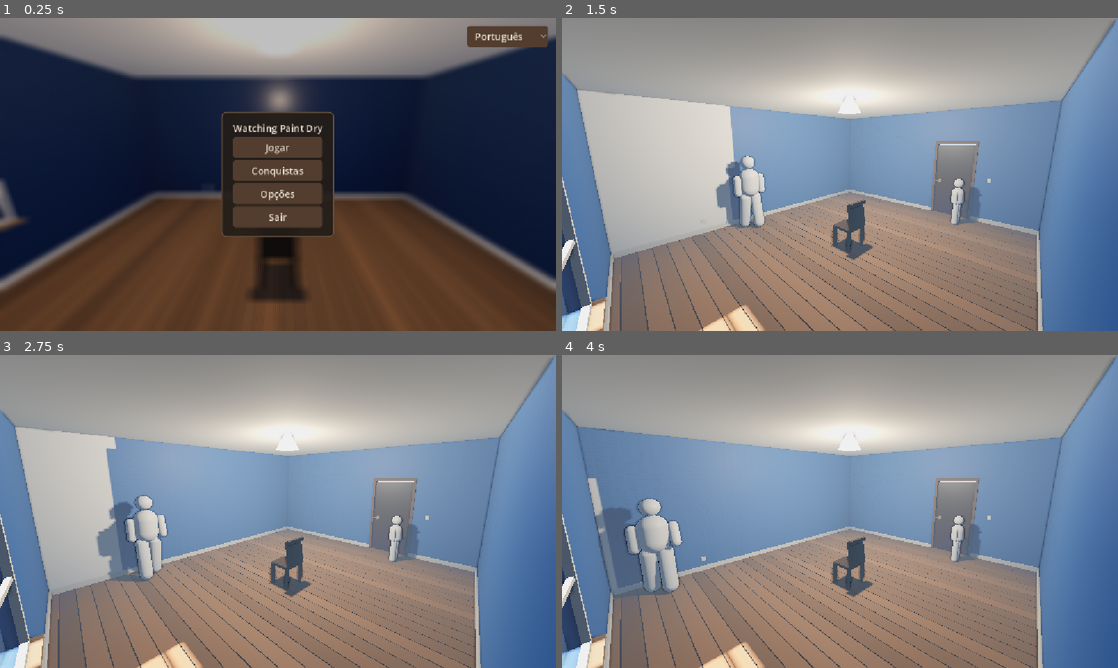
Above: before the commit, frames 1-4 (two rows, left to right).
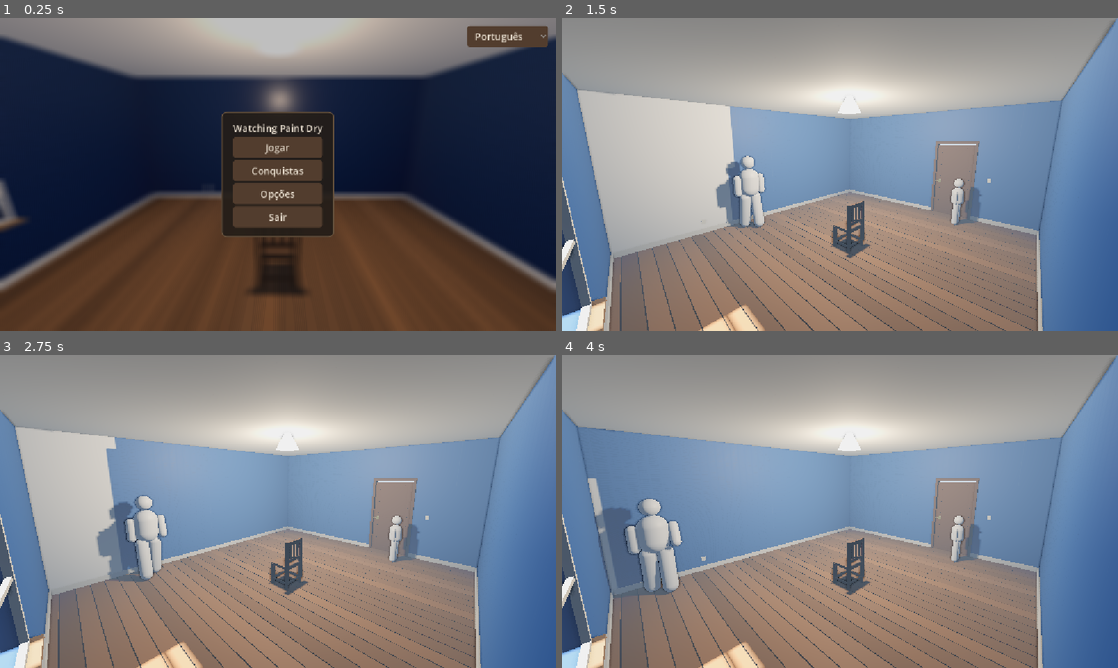
Above: after the commit, the same moments.

Repository: CaioLeonardoSch/watching-paint-dry
Game: Godot game, scene res://scenes/menu_principal.tscn
The game is run twice, just before and just after one commit, with the same random seed, the same clock (stepped at 60 frames per second) and the same inputs.
Inputs (mouse positions are in pixels of both pictures, inside the frame that each line leads up to):
- Up to frame 1 (0.25 s): no input
- Up to frame 2 (1.5 s): click "Jogar" at 0.5 s; click "Rápido" at 1.25 s
- Up to frame 3 (2.75 s): move the mouse to (400, 495) at 2.02 s
- Up to frame 4 (4 s): move the mouse to (728, 527) at 2.77 s; move the mouse to (895, 442) at 3.52 s

The runs differ from the first frame. In frame 1, 0.5% of the frame differs, in the area x 44-55%, y 70-91%; in frame 2, 1.1%, in the area x 0-74%, y 42-100%; in frame 3, 1.1%; in frame 4, 1.1%.

Commit message:
feat: porta com almofadas, cadeira com ripas e janela em dois paineis

Diff:
--- a/_shot.gd
+++ /dev/null
@@ -1,22 +0,0 @@
-extends SceneTree
-
-# TEMPORARIO — captura screenshot do quarto pra avaliar iluminacao. Apagar depois.
-
-func _initialize() -> void:
-	_rodar()
-
-
-func _rodar() -> void:
-	var cena: Node = load("res://scenes/quarto.tscn").instantiate()
-	root.add_child(cena)
-	var segundos := float(OS.get_environment("SHOT_T"))
-	if segundos <= 0.0:
-		segundos = 4.0
-	var t := 0.0
-	while t < segundos:
-		await process_frame
-		t += 1.0 / 60.0
-	await process_frame
-	var img := root.get_texture().get_image()
-	img.save_png(OS.get_environment("SHOT_OUT"))
-	quit()
--- a/scripts/inicializar_quarto.gd
+++ b/scripts/inicializar_quarto.gd
@@ -135,26 +135,40 @@
 		x += largura
 
 
+## Janela: dois painéis de vidro em vez de um bloco só.
+##
+## A moldura (props_quarto.gd) tem travessa central, então um vidro inteiro
+## atravessando ela ficava incoerente. Também saiu a refração: ela entortava o
+## cenário lá fora e chamava atenção pro vidro, quando o que interessa é o que
+## se vê através dele. Vidro de casa é quase invisível — o que o denuncia é o
+## reflexo de raspão, não distorção.
 func _criar_janela() -> void:
 	var janela := get_node_or_null("Janela")
 	if janela == null:
 		push_warning("Nó Janela não encontrado")
 		return
 
-	var box := BoxMesh.new()
-	box.size = Vector3(0.05, 1.2, 2.0)
-	janela.mesh = box
-
-	var mat := StandardMaterial3D.new()
-	mat.transparency       = BaseMaterial3D.TRANSPARENCY_ALPHA
-	mat.albedo_color       = Color(0.75, 0.88, 1.0, 0.18)
-	mat.roughness          = 0.0
-	mat.metallic_specular  = 1.0
-	mat.refraction_enabled = true
-	mat.refraction_scale   = 0.02
-	mat.cull_mode          = BaseMaterial3D.CULL_DISABLED
-
-	janela.set_surface_override_material(0, mat)
+	var mat := StandardMaterial3D.new()
+	mat.transparency      = BaseMaterial3D.TRANSPARENCY_ALPHA
+	mat.albedo_color      = Color(0.80, 0.90, 0.98, 0.10)
+	mat.roughness         = 0.04
+	mat.metallic_specular = 0.85
+	mat.cull_mode         = BaseMaterial3D.CULL_DISABLED
+	# Não recebe sombra: vidro sombreado lê como sujeira/fosco
+	mat.shading_mode = BaseMaterial3D.SHADING_MODE_PER_PIXEL
+
+	# O nó da cena vira só o suporte; os painéis entram como filhos.
+	janela.mesh = null
+
+	var altura_painel: float = 0.54   # dois painéis + a travessa no meio
+	for dy in [-0.30, 0.30]:
+		var painel := MeshInstance3D.new()
+		janela.add_child(painel)
+		var box := BoxMesh.new()
+		box.size       = Vector3(0.02, altura_painel, 1.92)
+		painel.mesh    = box
+		painel.position = Vector3(0, dy, 0)
+		painel.set_surface_override_material(0, mat)
 
 
 func _criar_lampada() -> void:
@@ -180,36 +194,67 @@
 
 
 ## Cadeira onde a garotinha senta, em PONTO_CADEIRA_GAROTINHA (0, 0, -1),
-## virada pro norte (pra parede da tinta). Assento + encosto + 4 pernas,
-## tudo primitiva, madeira com veio (mesmo tratamento da porta).
+## virada pro norte (pra parede da tinta).
+##
+## Cadeira de cozinha, tudo primitiva: assento, dois montantes traseiros que
+## sobem do chão até o topo do encosto, ripas verticais entre eles, e as pernas
+## da frente. Cor chapada — o veio procedural que existia aqui saiu junto com o
+## das paredes (Fase C): em low-poly, é a ripa que faz ler como cadeira de
+## madeira, não a textura.
 func _criar_cadeira() -> void:
 	var cadeira := Node3D.new()
 	cadeira.name = "Cadeira"
 	add_child(cadeira)
 	cadeira.position = Vector3(0, 0, -1.0)
 
-	var ruido  := MateriaisProcedurais.criar_textura_ruido(0.35, 256)
-	var normal := MateriaisProcedurais.criar_normal_ruido(1.6, 1.8, 256)
-	var mat    := MateriaisProcedurais.criar_material_texturizado(
-		Color(0.38, 0.24, 0.14), 0.7, ruido, Vector3(4.0, 4.0, 4.0), normal, 0.8)
+	var mat := StandardMaterial3D.new()
+	mat.albedo_color = Color(0.38, 0.24, 0.14)
+	mat.roughness    = 0.72
+
+	# tom um tico mais claro no assento, como madeira gasta de uso
+	var mat_assento := StandardMaterial3D.new()
+	mat_assento.albedo_color = Color(0.44, 0.29, 0.17)
+	mat_assento.roughness    = 0.66
 
 	var alt_assento: float = 0.45
 	var meia_largura: float = 0.21
-
-	_peca_cadeira(cadeira, mat, Vector3(0.46, 0.05, 0.44), Vector3(0, alt_assento, 0))
-
-	# Encosto: painel inclinado, atrás (lado sul, +Z) — garota olha pro norte
-	var encosto := _peca_cadeira(cadeira, mat, Vector3(0.44, 0.5, 0.05), Vector3(0, alt_assento + 0.28, 0.2))
-	encosto.rotation_degrees.x = -8.0
-
-	# Travessa horizontal do encosto, dá cara de cadeira de madeira mesmo
-	_peca_cadeira(cadeira, mat, Vector3(0.44, 0.07, 0.06), Vector3(0, alt_assento + 0.52, 0.23))
-
-	var eixos_x: Array[float] = [-meia_largura, meia_largura]
-	var eixos_z: Array[float] = [-0.19, 0.19]
-	for dx in eixos_x:
-		for dz in eixos_z:
-			_peca_cadeira(cadeira, mat, Vector3(0.05, alt_assento, 0.05), Vector3(dx, alt_assento * 0.5, dz))
+	var z_tras: float = 0.19
+	var z_frente: float = -0.19
+	var alt_encosto: float = 0.52   # do assento até o topo do encosto
+
+	_peca_cadeira(cadeira, mat_assento, Vector3(0.46, 0.05, 0.44), Vector3(0, alt_assento, 0))
+
+	# Montantes traseiros: sobem do chão até o alto do encosto numa peça só —
+	# é o que dá a silhueta de cadeira, em vez de um painel solto atrás.
+	var altura_montante: float = alt_assento + alt_encosto
+	for dx in [-meia_largura, meia_largura]:
+		_peca_cadeira(cadeira, mat, Vector3(0.05, altura_montante, 0.05),
+			Vector3(dx, altura_montante * 0.5, z_tras))
+
+	# Pernas da frente, mais curtas (só até o assento)
+	for dx in [-meia_largura, meia_largura]:
+		_peca_cadeira(cadeira, mat, Vector3(0.05, alt_assento, 0.05),
+			Vector3(dx, alt_assento * 0.5, z_frente))
+
+	# Travessa de cima, ligando os montantes
+	var topo: float = alt_assento + alt_encosto - 0.04
+	_peca_cadeira(cadeira, mat, Vector3(0.44, 0.07, 0.05), Vector3(0, topo, z_tras))
+	# Travessa de baixo do encosto, deixando um vão aberto acima do assento
+	var base_encosto: float = alt_assento + 0.14
+	_peca_cadeira(cadeira, mat, Vector3(0.44, 0.05, 0.05), Vector3(0, base_encosto, z_tras))
+
+	# Ripas verticais no encosto
+	var altura_ripa: float = topo - base_encosto
+	for dx in [-0.105, 0.0, 0.105]:
+		_peca_cadeira(cadeira, mat, Vector3(0.045, altura_ripa, 0.03),
+			Vector3(dx, (base_encosto + topo) * 0.5, z_tras))
+
+	# Travessa entre as pernas, perto do chão — trava a estrutura e some com a
+	# sensação de "quatro palitos soltos"
+	for dz in [z_frente, z_tras]:
+		_peca_cadeira(cadeira, mat, Vector3(0.40, 0.035, 0.035), Vector3(0, 0.13, dz))
+	for dx in [-meia_largura, meia_largura]:
+		_peca_cadeira(cadeira, mat, Vector3(0.035, 0.035, 0.38), Vector3(dx, 0.13, 0))
 
 
 func _peca_cadeira(pai: Node3D, mat: Material, tamanho: Vector3, pos: Vector3) -> MeshInstance3D:
--- a/scripts/porta.gd
+++ b/scripts/porta.gd
@@ -32,18 +32,70 @@
 	_criar_batentes()
 
 
+const COR_MADEIRA: Color = Color(0.42, 0.27, 0.16)
+const ESPESSURA_FOLHA: float = 0.06
+
+
 func _criar_folha() -> void:
 	var box := BoxMesh.new()
-	box.size = Vector3(0.06, 2.05, 0.95)
+	box.size = Vector3(ESPESSURA_FOLHA, 2.05, 0.95)
 	_folha.mesh = box
 	# Centro da folha meio vão adiante da dobradiça (Z local negativo)
 	_folha.position = Vector3(0, 1.025, -0.5)
 
-	var ruido  := MateriaisProcedurais.criar_textura_ruido(0.2, 512)
-	var normal := MateriaisProcedurais.criar_normal_ruido(1.2, 2.0, 512)
-	var mat    := MateriaisProcedurais.criar_material_texturizado(
-		Color(0.42, 0.27, 0.16), 0.75, ruido, Vector3(1.0, 6.0, 1.0), normal, 0.9)
+	# Cor chapada, sem normal map de veio. Em low-poly o veio fingido não
+	# sobrevive à luz de raspão — o que faz a porta ler como porta é a
+	# almofada, que é forma de verdade.
+	var mat := StandardMaterial3D.new()
+	mat.albedo_color = COR_MADEIRA
+	mat.roughness    = 0.75
 	_folha.set_surface_override_material(0, mat)
+
+	_criar_almofadas(mat)
+
+
+## Almofadas: duas molduras salientes na folha, uma alta e uma baixa — o
+## desenho clássico de porta de madeira. Cada moldura são 4 barras finas que
+## atravessam a folha, então aparecem dos dois lados de uma vez.
+func _criar_almofadas(mat: Material) -> void:
+	var largura: float = 0.95
+	var altura: float  = 2.05
+	var margem: float  = 0.11    # borda da folha que fica lisa
+	var vao: float     = 0.055   # respiro entre a almofada de cima e a de baixo
+	var barra: float   = 0.035   # espessura da barra da moldura
+	var saliencia: float = ESPESSURA_FOLHA + 0.016  # sobra dos dois lados
+
+	var meia_altura_util: float = (altura - margem * 2.0 - vao) * 0.5
+	var largura_util: float = largura - margem * 2.0
+
+	# centro Y de cada almofada, relativo ao centro da folha
+	var centros: Array[float] = [
+		-(altura * 0.5) + margem + meia_altura_util * 0.5 + meia_altura_util * 0.5,
+		(altura * 0.5) - margem - meia_altura_util * 0.5 - meia_altura_util * 0.5,
+	]
+	# recalcula pra ficar simétrico ao redor do vão central
+	centros[0] = -(vao * 0.5 + meia_altura_util * 0.5)
+	centros[1] =  (vao * 0.5 + meia_altura_util * 0.5)
+
+	for cy in centros:
+		var meia_a: float = meia_altura_util * 0.5
+		var meia_l: float = largura_util * 0.5
+		# horizontais (topo e base da almofada)
+		_barra_almofada(mat, Vector3(saliencia, barra, largura_util), Vector3(0, cy - meia_a, 0))
+		_barra_almofada(mat, Vector3(saliencia, barra, largura_util), Vector3(0, cy + meia_a, 0))
+		# verticais (laterais)
+		_barra_almofada(mat, Vector3(saliencia, meia_altura_util, barra), Vector3(0, cy, -meia_l))
+		_barra_almofada(mat, Vector3(saliencia, meia_altura_util, barra), Vector3(0, cy, meia_l))
+
+
+func _barra_almofada(mat: Material, tamanho: Vector3, pos: Vector3) -> void:
+	var peca := MeshInstance3D.new()
+	_folha.add_child(peca)
+	var box := BoxMesh.new()
+	box.size      = tamanho
+	peca.mesh     = box
+	peca.position = pos
+	peca.set_surface_override_material(0, mat)
 
 
 func _criar_macaneta() -> void:
Not shown, changed: PROJETO.md
